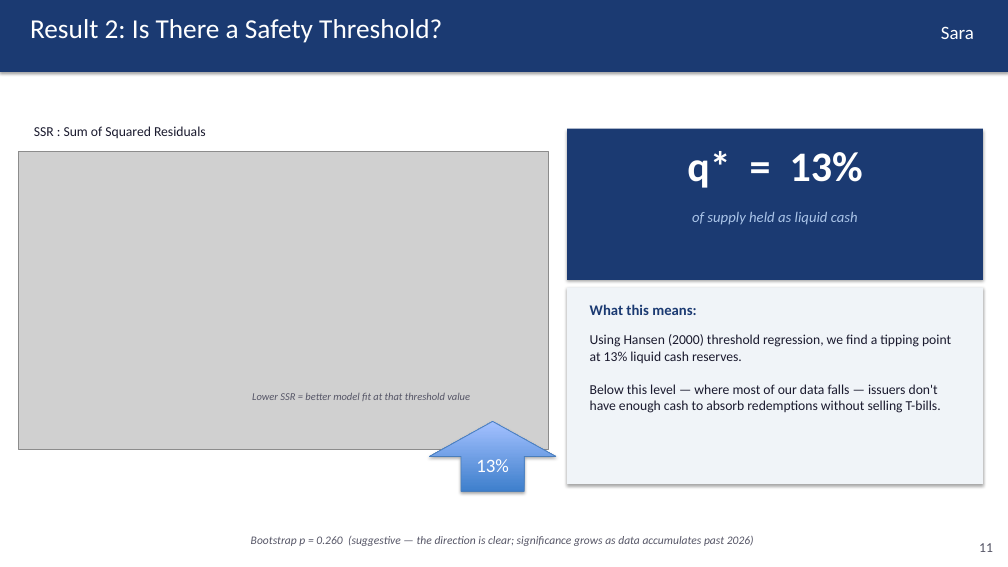
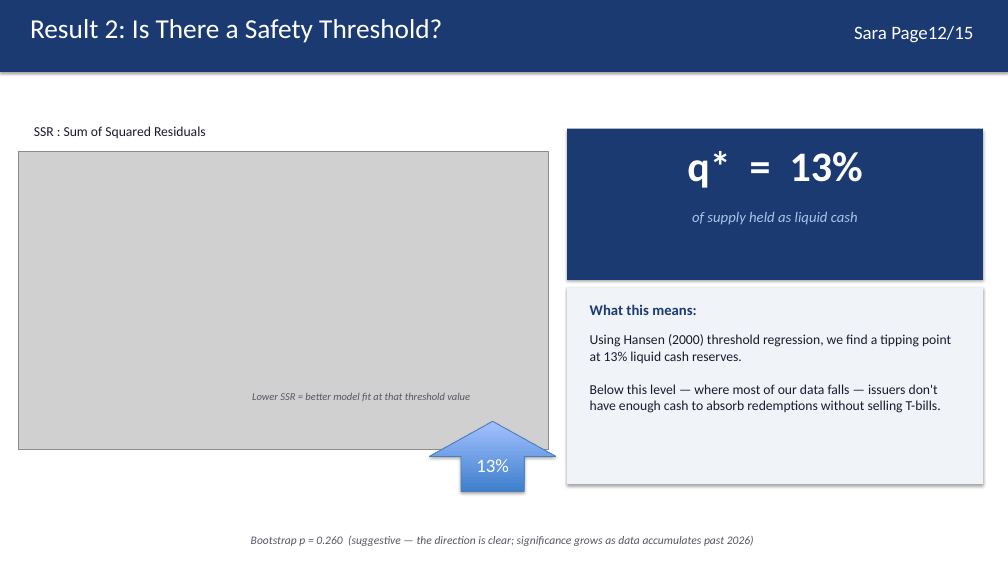
Before and after one commit to kimmireu0921/Stablecoins-and-the-Exorbitant-Privilege, a slide deck: slide 12 of FINAL_0512_Stablecoin_Exorbitant_Privilege.pptx. Drawn at 1008x567 pixels with LibreOffice and Linux fonts; fonts in the diff are those of the drawing; grey boxes stand for pictures. Boxes give left, top, right and bottom in pixels: in the first picture for what was removed or moved away, otherwise in the second. Text is boxed around its words. In the diff, an @@ line names an element or a change of style, - is before the commit and + after.

```diff
--- a/FINAL_0512_Stablecoin_Exorbitant_Privilege.pptx
+++ b/FINAL_0512_Stablecoin_Exorbitant_Privilege.pptx
@@ text at (854,26,973,43): text changed @@
-Sara
+Sara Page12/15
@@ text removed at (979,543,993,552) @@
-11
```
Also in this commit, not shown: 12 other slides changed.
